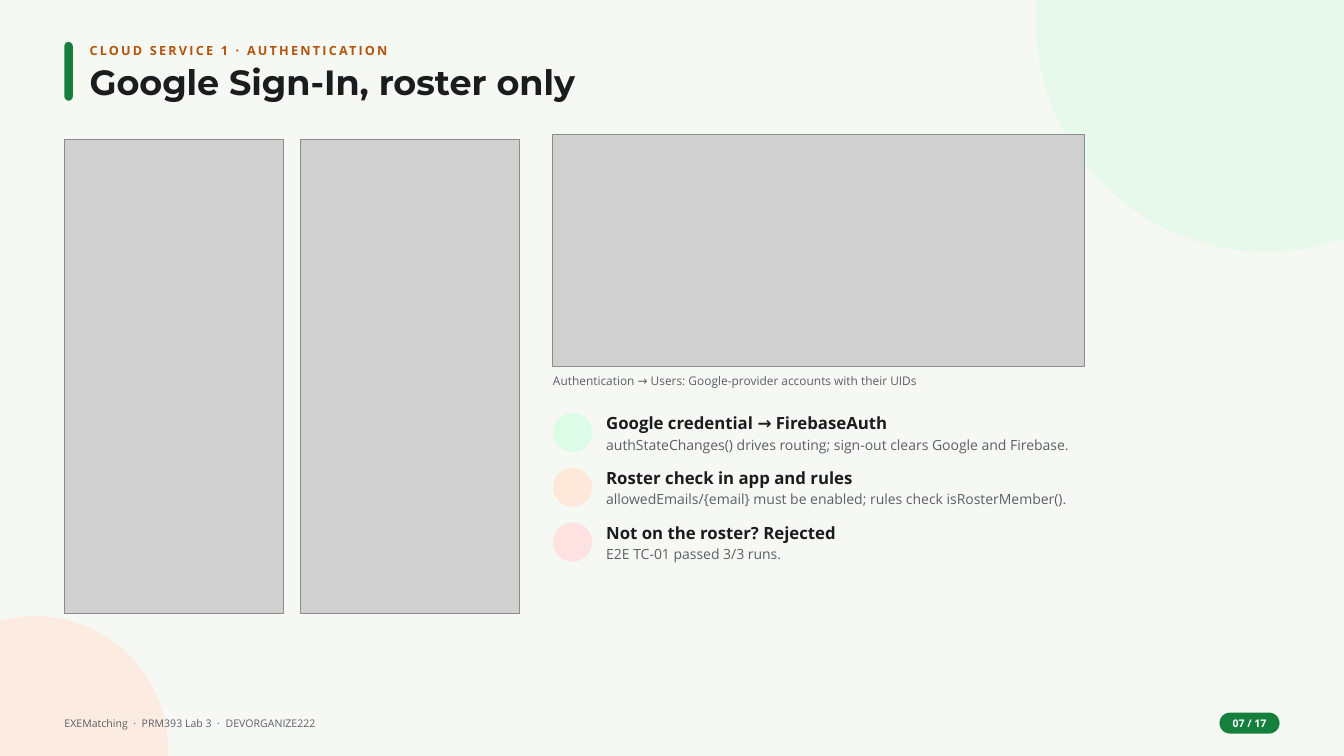
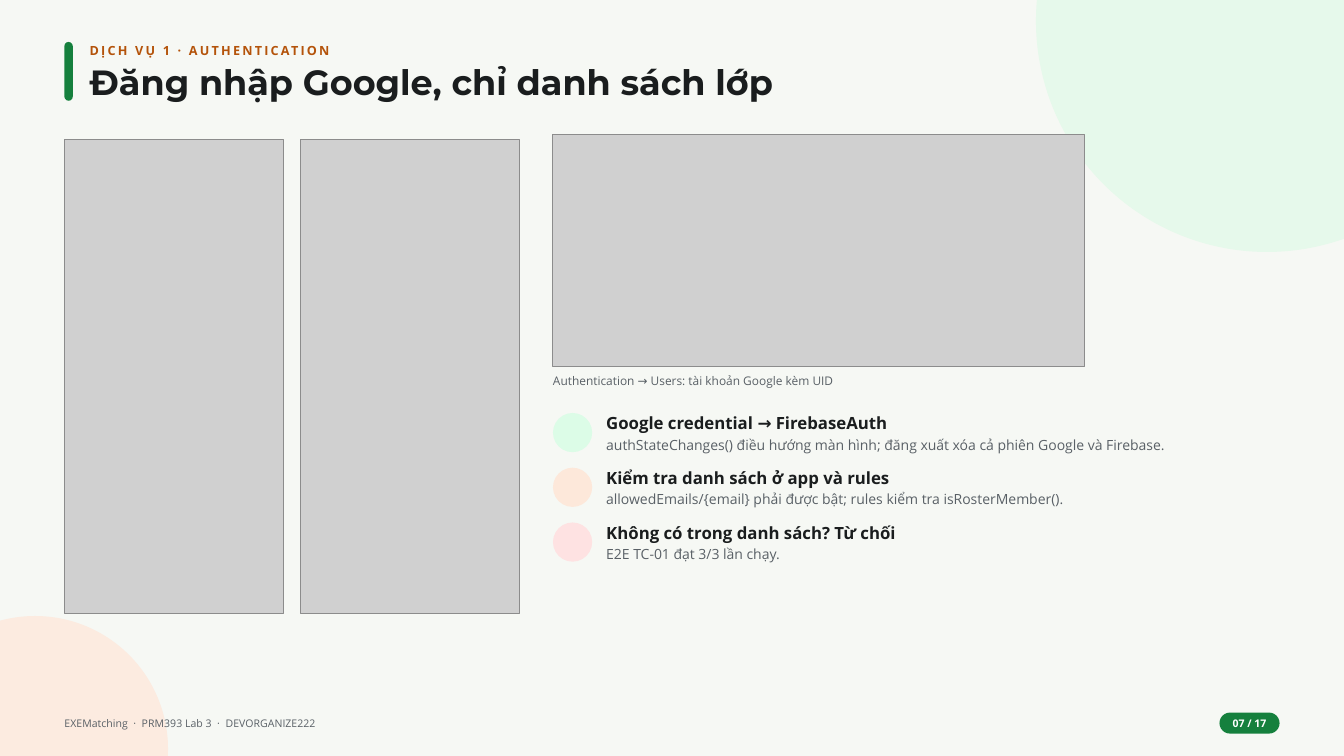
Before and after one commit to DEVORGANIZE222/Lab3_Cloud-Enabled_Mobile_App, a slide deck: slide 7 of slides/Lab03_DEVORGANIZE222_slides.pptx. Drawn at 1344x756 pixels with LibreOffice and Linux fonts; fonts in the diff are those of the drawing; grey boxes stand for pictures; background and template pictures are left out. Boxes give left, top, right and bottom in pixels: in the first picture for what was removed or moved away, otherwise in the second. Text is boxed around its words. In the diff, an @@ line names an element or a change of style, - is before the commit and + after.

```diff
--- a/slides/Lab03_DEVORGANIZE222_slides.pptx
+++ b/slides/Lab03_DEVORGANIZE222_slides.pptx
@@ text at <box>163,46,170,55</box>: text changed @@
-CLOUD SERVICE 1 · AUTHENTICATION
+DỊCH VỤ 1 · AUTHENTICATION
@@ text at <box>90,66,773,103</box>: text changed @@
-Google Sign-In, roster only
+Đăng nhập Google, chỉ danh sách lớp
@@ text at <box>553,375,834,388</box>: text changed @@
-Authentication → Users: Google-provider accounts with their UIDs
+Authentication → Users: tài khoản Google kèm UID
@@ text at <box>606,438,1164,454</box>: text changed @@
-authStateChanges() drives routing; sign-out clears Google and Firebase.
+authStateChanges() điều hướng màn hình; đăng xuất xóa cả phiên Google và Firebase.
@@ text at <box>606,469,889,488</box>: text changed @@
-Roster check in app and rules
+Kiểm tra danh sách ở app và rules
@@ text at <box>606,492,1064,507</box>: text changed @@
-allowedEmails/{email} must be enabled; rules check isRosterMember().
+allowedEmails/{email} phải được bật; rules kiểm tra isRosterMember().
@@ text at <box>606,525,895,543</box>: text changed @@
-Not on the roster? Rejected
+Không có trong danh sách? Từ chối
@@ text at <box>606,547,780,563</box>: text changed @@
-E2E TC-01 passed 3/3 runs.
+E2E TC-01 đạt 3/3 lần chạy.
```
Also in this commit, not shown: 14 other slides changed, 2 slides added, 2 slides removed.
